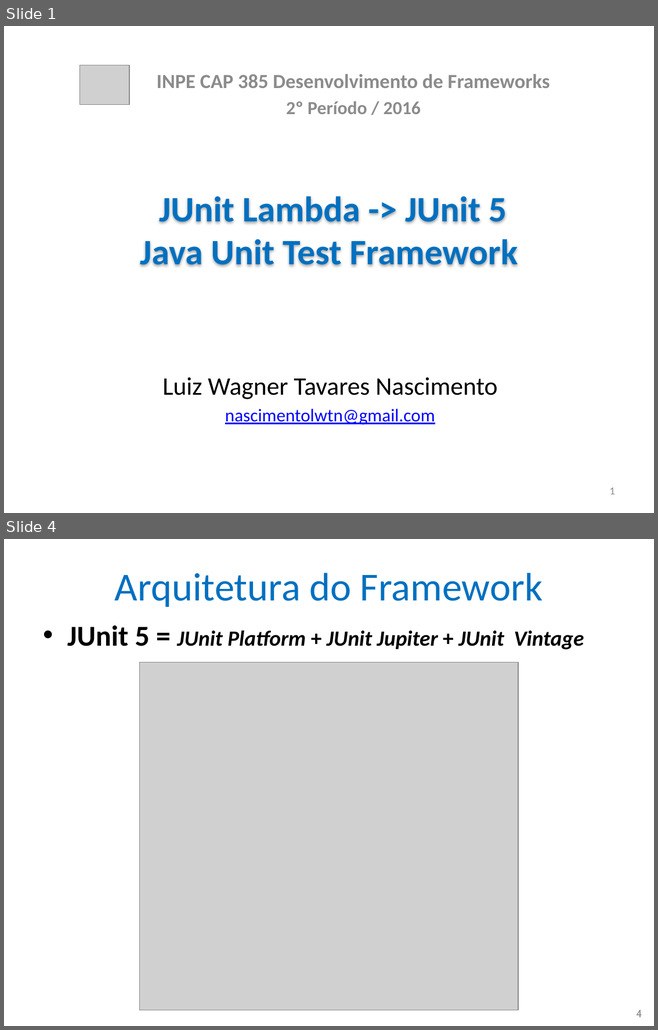
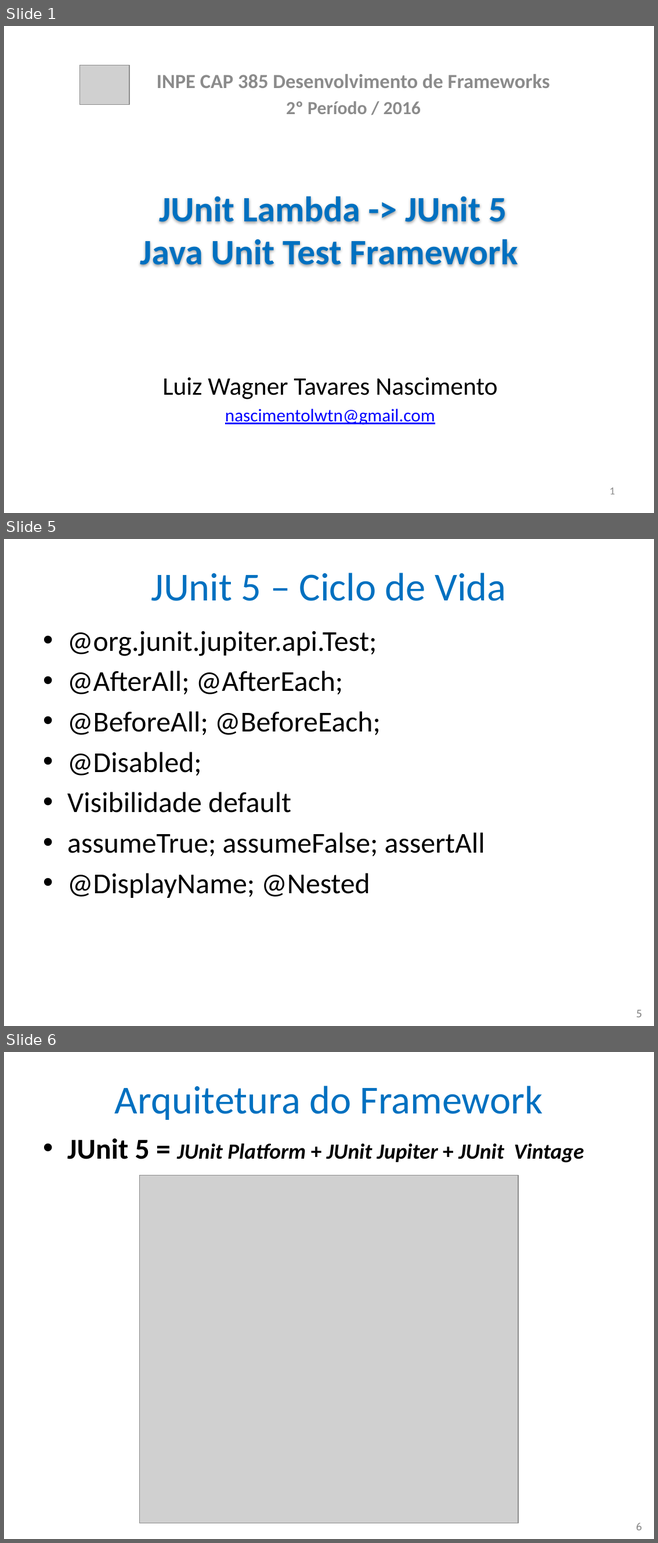
Before and after one commit to nascimentolwtn/INPE-CAP-385_DesenvolvimentoFrameworks, a slide deck: CAP385-00-Presentations/02-JUnit 5/02-JUnit 5.pptx. Shown one above the other, each under a label of ours: slides 1 and 4 before the commit, slides 1, 5 and 6 after it; the slides between them are not shown. The pictures are 658x1030 and 658x1543 pixels, drawn with LibreOffice and Linux fonts; fonts in the diff are those of the drawing; grey boxes stand for pictures. Boxes give left, top, right and bottom in pixels: in the first picture for what was removed or moved away, otherwise in the second. Text is boxed around its words. In the diff, an @@ line names an element or a change of style, - is before the commit and + after.

Commit message:
Classes para slide do Ciclo de Vida JUnit5

```diff
--- a/CAP385-00-Presentations/02-JUnit 5/02-JUnit 5.pptx
+++ b/CAP385-00-Presentations/02-JUnit 5/02-JUnit 5.pptx
@@ slide 5 added at [4,539,654,1026], background #FFFFFF @@
@@ title added at [151,573,506,601], 44 pt, text #0070C0 @@
+JUnit 5 – Ciclo de Vida
@@ text added at [67,631,485,898], 32 pt, text #000000 @@
+• @org.junit.jupiter.api.Test;
+• @AfterAll; @AfterEach;
+• @BeforeAll; @BeforeEach;
+• @Disabled;
+• Visibilidade default
+• assumeTrue; assumeFalse; assertAll
+• @DisplayName; @Nested
@@ page number added at [636,1010,641,1017], 12 pt, text #8C8C8C @@
+5
@@ what was slide 4 is now slide 6 @@
@@ page number at [636,1523,642,1530]: text changed @@
-4
+6
```
Also in this commit, not shown: 1 slide changed, 2 other slides added, 1 slide removed, 5 other files.
